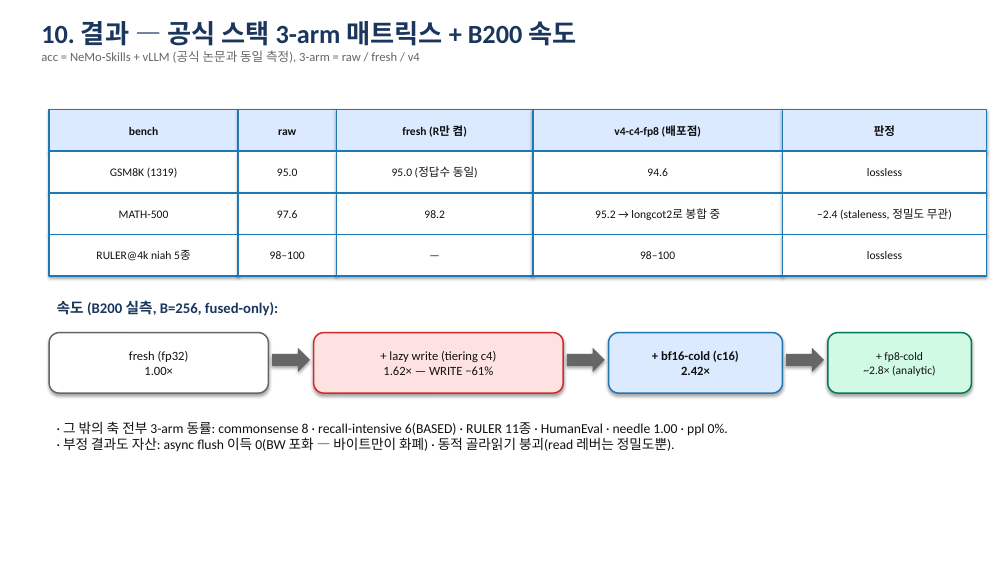
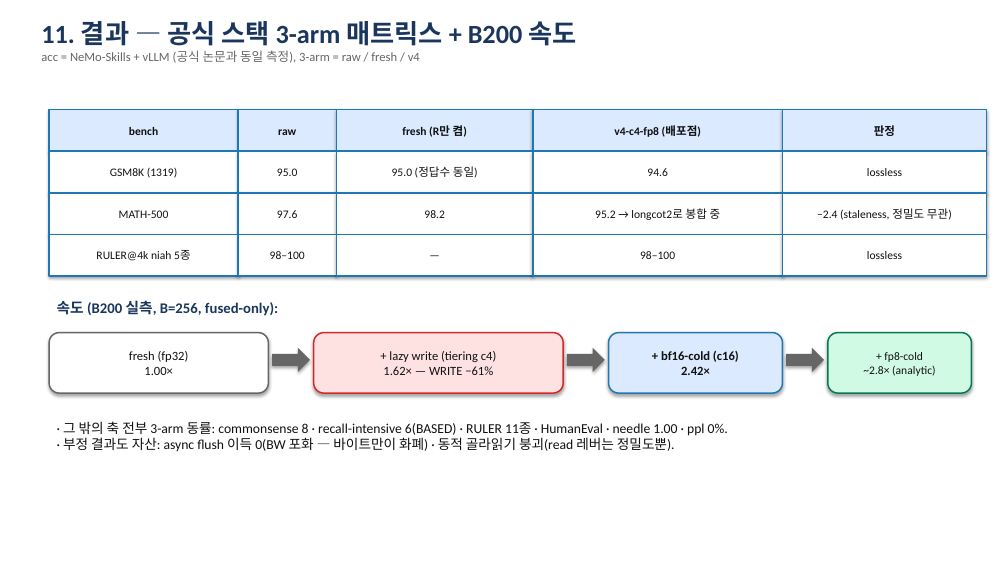
Before and after one commit to omin-Kwon/nested_ssm, a slide deck: slide 12 of docs/pitch_deck_tiering.pptx (slide 11 before the commit). Drawn at 1008x567 pixels with LibreOffice and Linux fonts; fonts in the diff are those of the drawing. Boxes give left, top, right and bottom in pixels: in the first picture for what was removed or moved away, otherwise in the second. Text is boxed around its words. In the diff, an @@ line names an element or a change of style, - is before the commit and + after.

```diff
--- a/docs/pitch_deck_tiering.pptx
+++ b/docs/pitch_deck_tiering.pptx
@@ text at <box>41,21,576,46</box>: text changed @@
-10. 결과 — 공식 스택 3-arm 매트릭스 + B200 속도
+11. 결과 — 공식 스택 3-arm 매트릭스 + B200 속도
```
Also in this commit, not shown: 5 other slides changed, 2 slides added, 1 slide removed, 1 other file.
